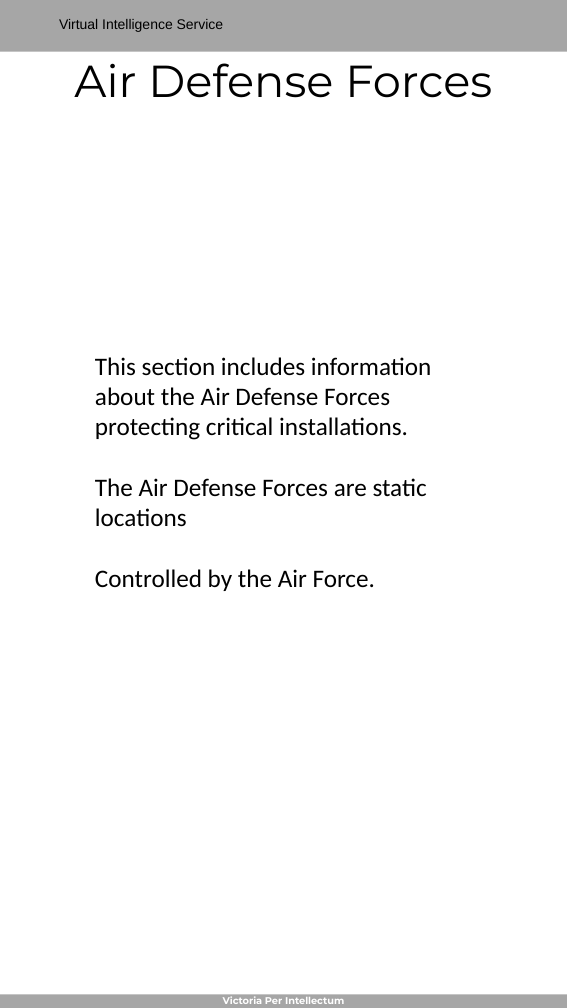
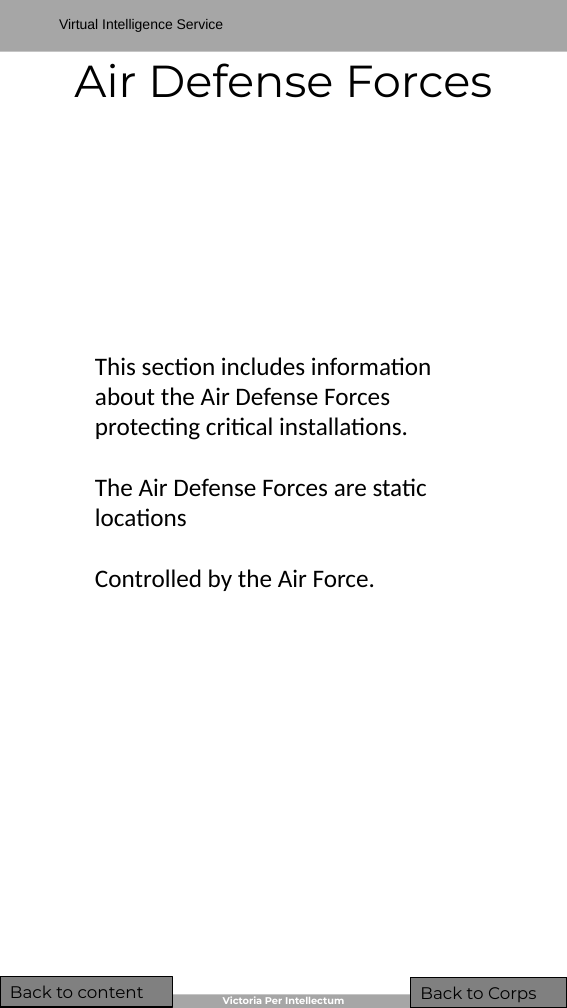
Before and after one commit to 132nd-vWing/ATRM_Brief, a slide deck: slide 42 of Files/VIS - Generic Order of Battle.pptx. Drawn at 567x1008 pixels with LibreOffice and Linux fonts; fonts in the diff are those of the drawing; background and template pictures are left out. Boxes give left, top, right and bottom in pixels: in the first picture for what was removed or moved away, otherwise in the second. Text is boxed around its words. In the diff, an @@ line names an element or a change of style, - is before the commit and + after.

```diff
--- a/Files/VIS - Generic Order of Battle.pptx
+++ b/Files/VIS - Generic Order of Battle.pptx
@@ rectangle added at (0, 978, 173, 1008), fill #808080, outline #000000 1 pt, 12 pt, text #000000 @@
+Back to content
@@ rectangle added at (411, 979, 567, 1008), fill #808080, outline #000000 1 pt, 12 pt, text #000000 @@
+Back to Corps
```
Also in this commit, not shown: 44 other slides changed, 7 other files.
